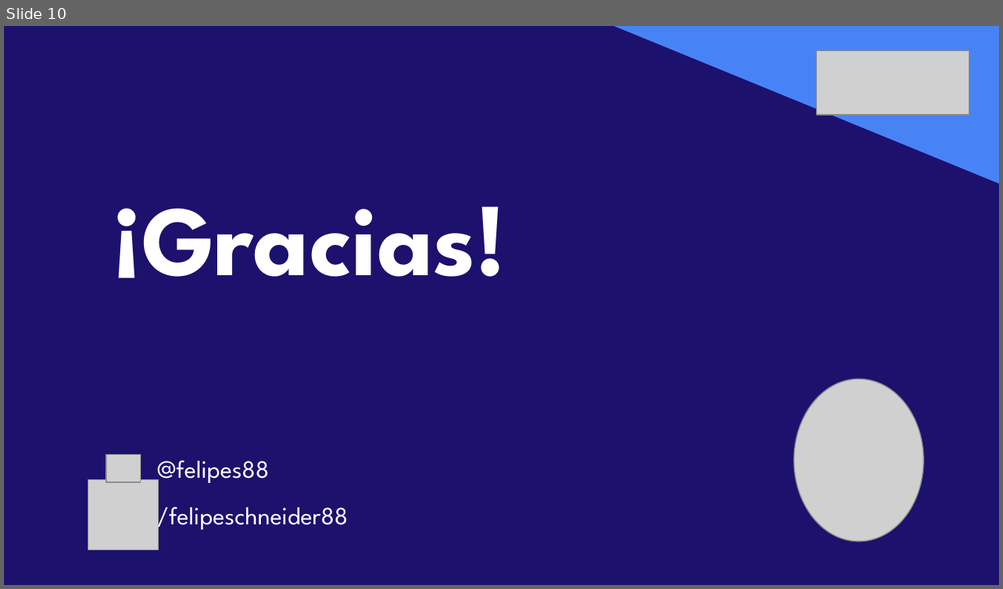
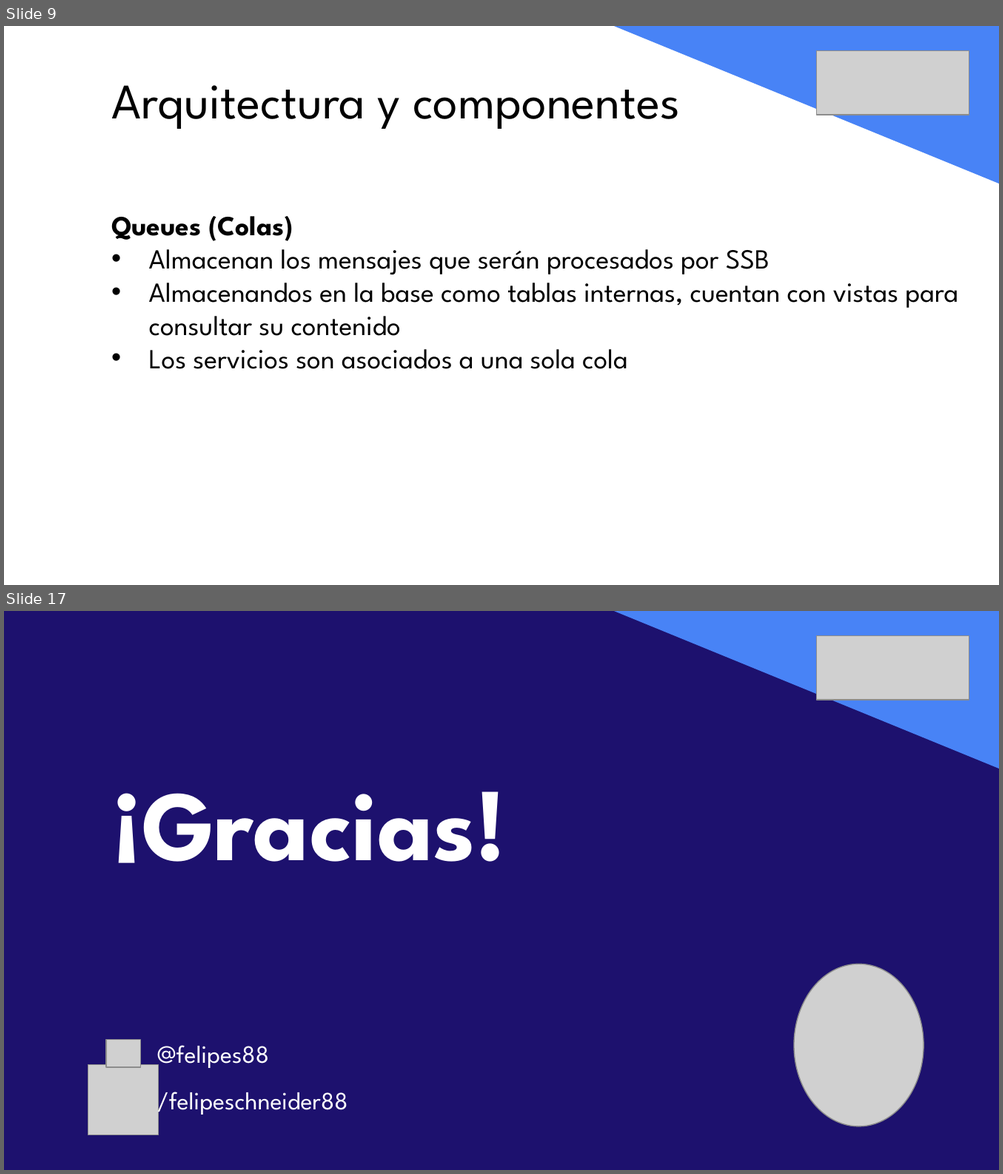
Before and after one commit to felipeschneider88/charlas, a slide deck: vOpen2019/vOpen19-UY-FelipeSchneider.pptx. Shown one above the other, each under a label of ours: slide 10 before the commit, slides 9 and 17 after it; the slides between them are not shown. The pictures are 1003x589 and 1003x1174 pixels, drawn with LibreOffice and Linux fonts; fonts in the diff are those of the drawing; grey boxes stand for pictures. Boxes give left, top, right and bottom in pixels: in the first picture for what was removed or moved away, otherwise in the second. Text is boxed around its words. In the diff, an @@ line names an element or a change of style, - is before the commit and + after.

Commit message:
Presentacion final
Se agregó imagen de arquitectura y se modifico script para que use la base HolaMundo

```diff
--- a/vOpen2019/vOpen19-UY-FelipeSchneider.pptx
+++ b/vOpen2019/vOpen19-UY-FelipeSchneider.pptx
@@ slide 9 added at <box>4,26,999,585</box>, background #FFFFFF @@
@@ right triangle added at <box>614,26,999,184</box>, fill #4883F6 @@
@@ picture added at <box>817,51,970,115</box> @@
@@ text added at <box>111,85,680,129</box>, 36 pt, text #000000 @@
+Arquitectura y componentes
@@ text added at <box>111,216,958,369</box>, 20 pt, text #000000 @@
+Queues (Colas)
+• Almacenan los mensajes que serán procesados por SSB
+• Almacenandos en la base como tablas internas, cuentan con vistas para consultar su contenido
+• Los servicios son asociados a una sola cola
@@ what was slide 10 is now slide 17 @@
```
Also in this commit, not shown: 2 slides changed, 10 other slides added, 4 slides removed, 2 other files.
